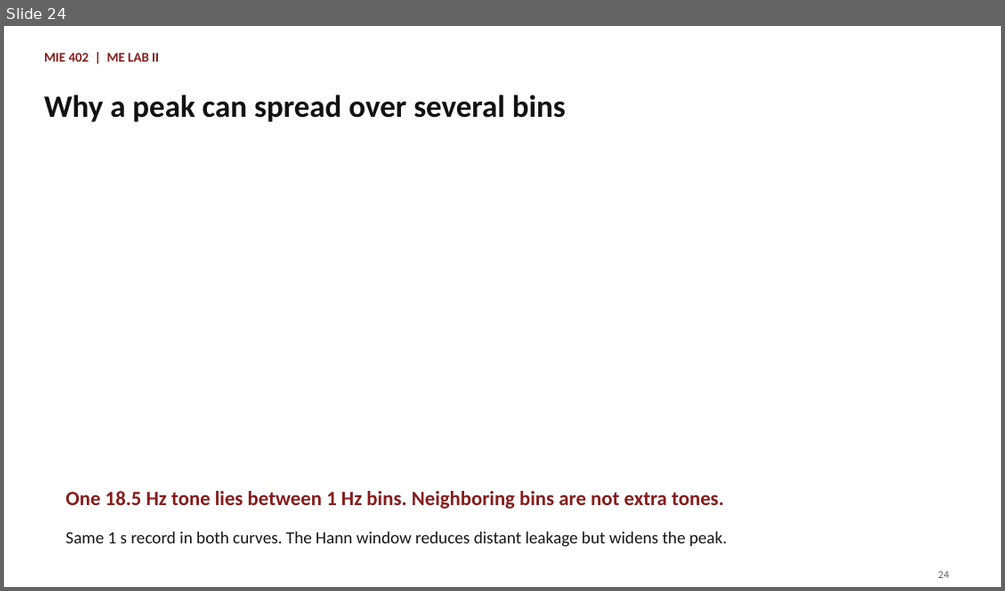
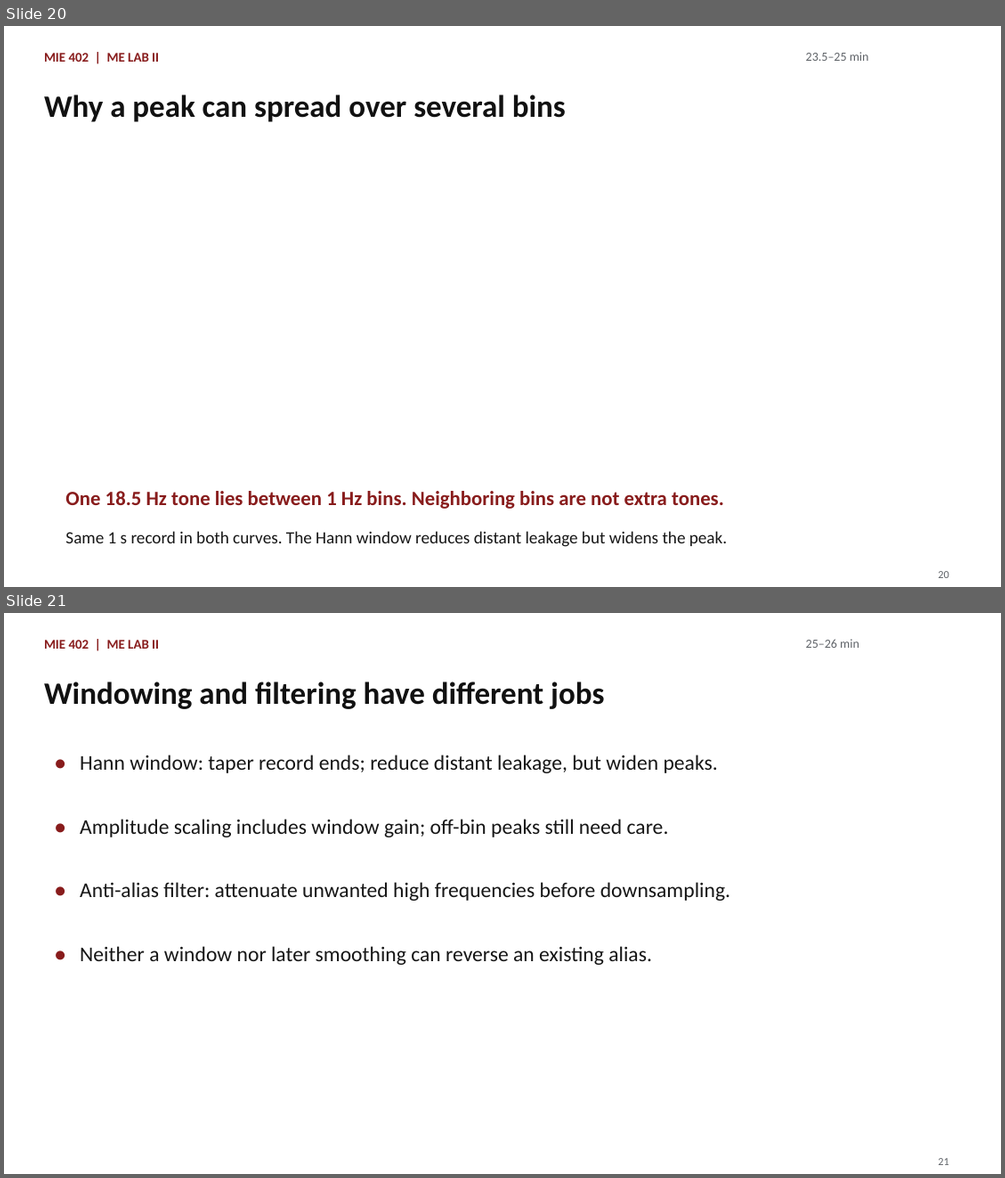
Before and after one commit to Ehsan-Roohi/MIE402-Lab, a slide deck: site/docs/MIE402_Lecture02_Sampling_Jupyter_PreLab1_Fall2026.pptx. Shown one above the other, each under a label of ours: slide 24 before the commit, slides 20 and 21 after it. The pictures are 1005x591 and 1005x1178 pixels, drawn with LibreOffice and Linux fonts; fonts in the diff are those of the drawing. Boxes give left, top, right and bottom in pixels: in the first picture for what was removed or moved away, otherwise in the second. Text is boxed around its words. In the diff, an @@ line names an element or a change of style, - is before the commit and + after.

```diff
--- a/site/docs/MIE402_Lecture02_Sampling_Jupyter_PreLab1_Fall2026.pptx
+++ b/site/docs/MIE402_Lecture02_Sampling_Jupyter_PreLab1_Fall2026.pptx
@@ slide 21 added at (x1=4, y1=613, x2=1001, y2=1174), background #FFFFFF @@
@@ text added at (x1=806, y1=639, x2=859, y2=648), 12 pt, text #5F6368 @@
+25–26 min
@@ text added at (x1=44, y1=640, x2=159, y2=649), 12.8 pt, text #881C1C, bold @@
+MIE 402 | ME LAB II
@@ text added at (x1=44, y1=682, x2=604, y2=709), 30 pt, text #111111, bold @@
+Windowing and filtering have different jobs
@@ text added at (x1=48, y1=746, x2=66, y2=779), 20.2 pt, text #881C1C, bold @@
+•
@@ text added at (x1=80, y1=755, x2=718, y2=773), 20.2 pt, text #161616 @@
+Hann window: taper record ends; reduce distant leakage, but widen peaks.
@@ text added at (x1=48, y1=809, x2=66, y2=842), 20.2 pt, text #881C1C, bold @@
+•
@@ text added at (x1=80, y1=819, x2=669, y2=837), 20.2 pt, text #161616 @@
+Amplitude scaling includes window gain; off-bin peaks still need care.
@@ text added at (x1=48, y1=873, x2=66, y2=906), 20.2 pt, text #881C1C, bold @@
+•
@@ text added at (x1=80, y1=882, x2=730, y2=900), 20.2 pt, text #161616 @@
+Anti-alias filter: attenuate unwanted high frequencies before downsampling.
@@ text added at (x1=48, y1=937, x2=66, y2=970), 20.2 pt, text #881C1C, bold @@
+•
@@ text added at (x1=80, y1=946, x2=652, y2=965), 20.2 pt, text #161616 @@
+Neither a window nor later smoothing can reverse an existing alias.
@@ text added at (x1=938, y1=1158, x2=948, y2=1165), 10.5 pt, text #5F6368 @@
+21
@@ what was slide 24 is now slide 20 @@
@@ slide 20 changed as well @@
@@ text added at (x1=806, y1=52, x2=869, y2=61), 12 pt, text #5F6368 @@
+23.5–25 min
@@ text at (x1=938, y1=571, x2=948, y2=578): text changed @@
-24
+20
```
Also in this commit, not shown: 13 other slides changed, 17 other slides added, 17 slides removed, 15 other files.
